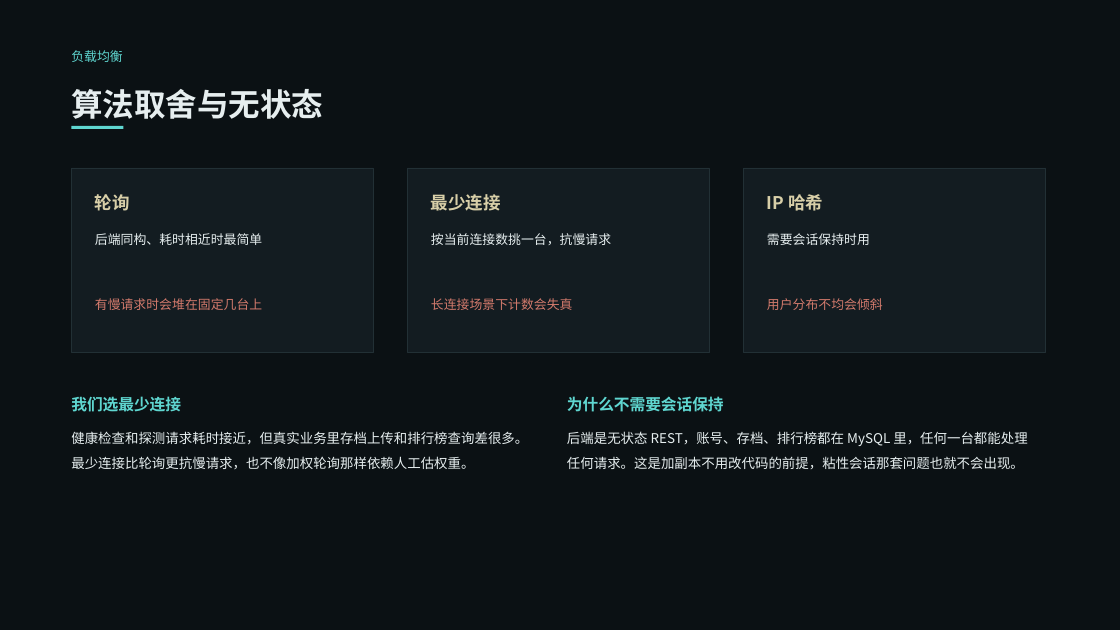
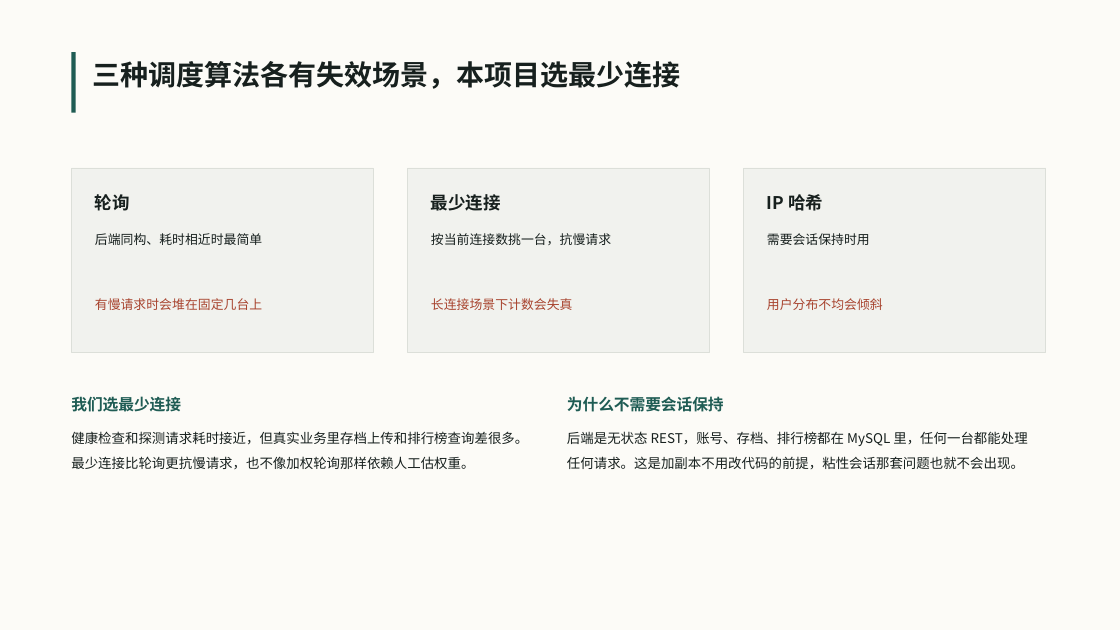
Before and after one commit to VesselPaper/symbiont, a slide deck: slide 14 of share/技术分享-应用代理与负载均衡.pptx. Drawn at 1120x630 pixels with LibreOffice and Linux fonts; fonts in the diff are those of the drawing. Boxes give left, top, right and bottom in pixels: in the first picture for what was removed or moved away, otherwise in the second. Text is boxed around its words. In the diff, an @@ line names an element or a change of style, - is before the commit and + after.

```diff
--- a/share/技术分享-应用代理与负载均衡.pptx
+++ b/share/技术分享-应用代理与负载均衡.pptx
@@ rectangle at bbox=[0, 0, 1120, 630]: fill #0B1114 to #FCFBF7 @@
@@ text removed at bbox=[71, 50, 122, 62] @@
-负载均衡
@@ rectangle added at bbox=[71, 52, 76, 113], fill #1F5C54 @@
@@ text at bbox=[92, 61, 680, 89]: text changed; size 27 to 24 pt; text colour #E6EEEF to #17201E @@
-算法取舍与无状态
+三种调度算法各有失效场景，本项目选最少连接
@@ rectangle removed at bbox=[71, 126, 124, 129] @@
@@ fill #131C21 to #F1F2EE; outline #223035 0.75 pt to #DCDFD9 0.75 pt in 3 elements at bbox=[71, 168, 374, 353], bbox=[408, 168, 710, 353], bbox=[744, 168, 1046, 353] @@
@@ text colour #D8CFA8 to #17201E in 3 elements at bbox=[95, 194, 130, 211], bbox=[431, 194, 501, 211], bbox=[767, 194, 823, 211] @@
@@ text colour #D27A6C to #A8442F in 3 elements at bbox=[95, 298, 262, 310], bbox=[431, 298, 573, 310], bbox=[767, 298, 883, 310] @@
@@ text "我们选最少连接" at bbox=[71, 396, 181, 412]: text colour #5FD6D0 to #1F5C54 @@
@@ text "为什么不需要会话保持" at bbox=[567, 396, 724, 412]: text colour #5FD6D0 to #1F5C54 @@
@@ text colour #E6EEEF to #17201E in 5 elements at bbox=[95, 233, 262, 245], bbox=[431, 233, 611, 245], bbox=[767, 233, 870, 245], bbox=[71, 431, 528, 469], bbox=[567, 431, 1027, 469] @@
```
Also in this commit, not shown: 15 other slides changed, 4 slides added, 4 slides removed, 1 other file.
